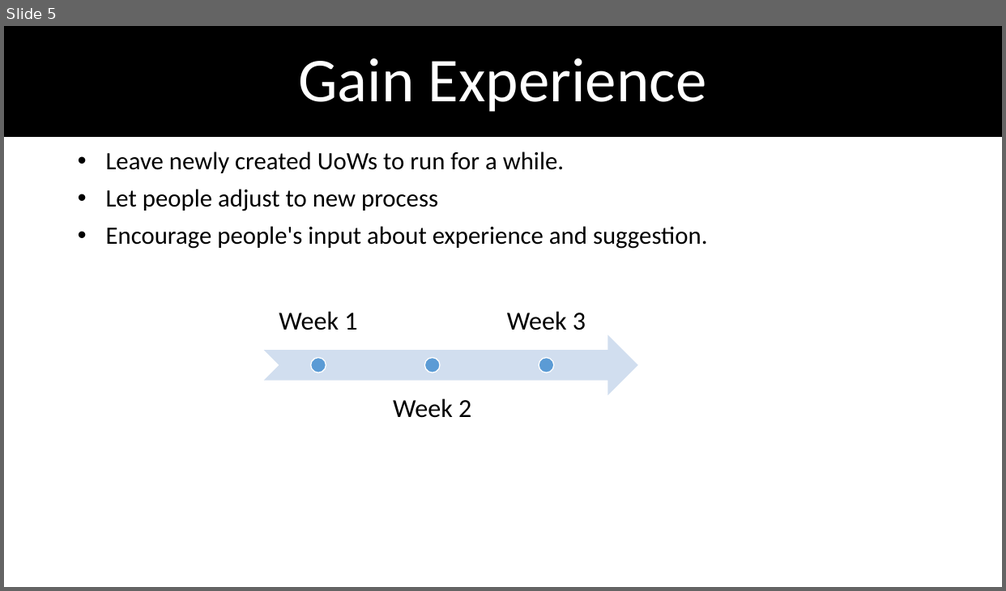
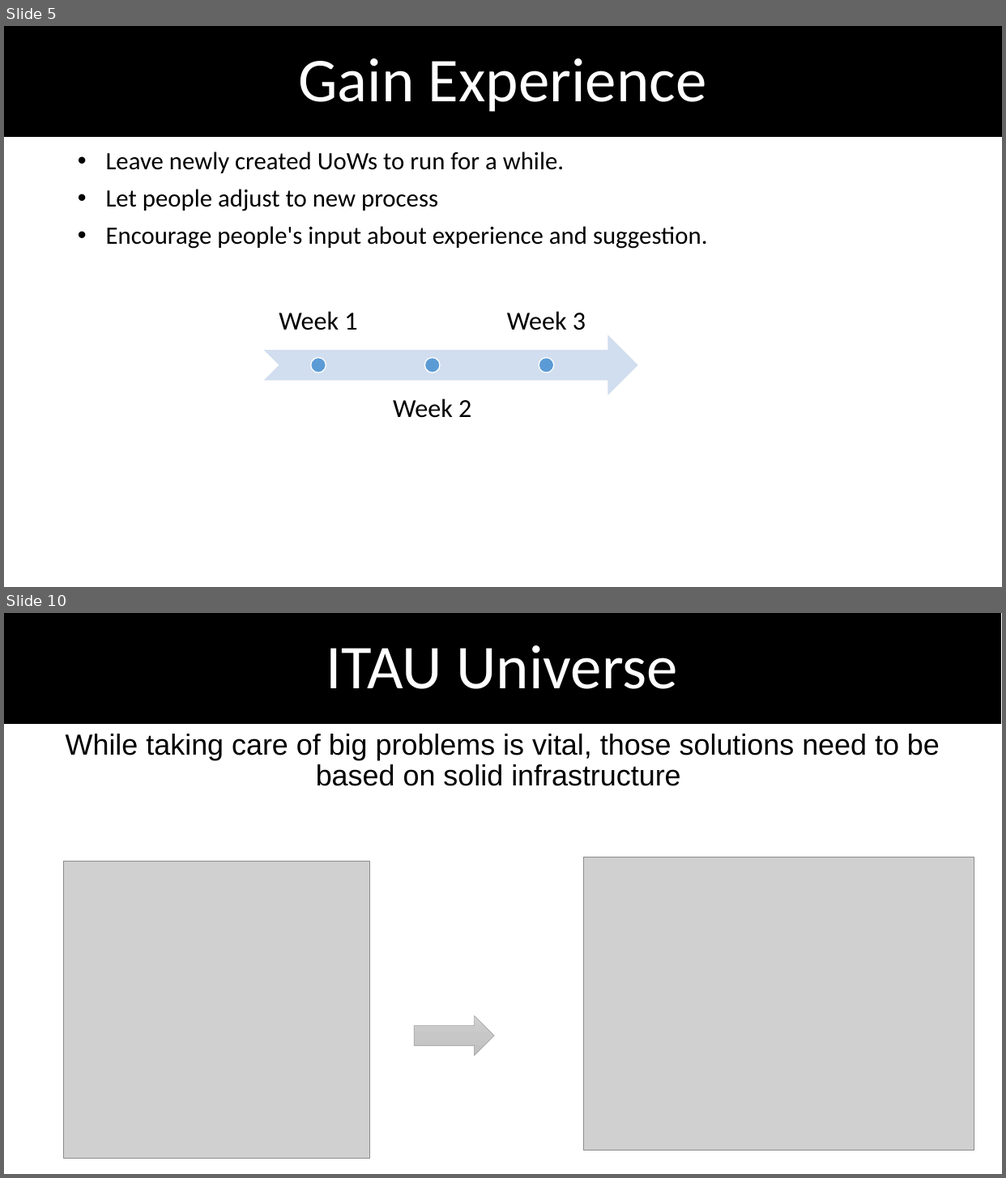
Before and after one commit to dimokgit/ICE, a slide deck: UnitOfWork.pptx. Shown one above the other, each under a label of ours: slide 5 before the commit, slides 5 and 10 after it; the slides between them are not shown. The pictures are 1006x591 and 1006x1178 pixels, drawn with LibreOffice and Linux fonts; fonts in the diff are those of the drawing; grey boxes stand for pictures. Boxes give left, top, right and bottom in pixels: in the first picture for what was removed or moved away, otherwise in the second. Text is boxed around its words. In the diff, an @@ line names an element or a change of style, - is before the commit and + after.

```diff
--- a/UnitOfWork.pptx
+++ b/UnitOfWork.pptx
@@ slide 10 added at bbox=[4, 613, 1002, 1174], background #FFFFFF @@
@@ title added at bbox=[4, 613, 1000, 724], fill #000000, outline #000000 1 pt, 60 pt, text #FFFFFF @@
+ITAU Universe
@@ subtitle added at bbox=[66, 734, 940, 786], 28 pt, text #000000 @@
+While taking care of big problems is vital, those solutions need to be based on solid infrastructure
@@ picture added at bbox=[63, 861, 369, 1159] @@
@@ picture added at bbox=[584, 858, 975, 1151] @@
@@ right arrow added at bbox=[414, 1016, 494, 1056], fill gradient #D2D2D2 to #C8C8C8 to #C0C0C0, outline #A5A5A5 0.5 pt @@
```
Also in this commit, not shown: 7 slides changed, 1 slide removed.
